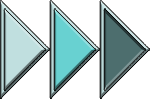
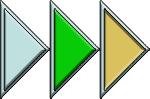
Revision of a layered 150px x 99px image; what changed, layer by layer:
painted on "Layer 20 copy 2" over (x1=54, y1=8, x2=146, y2=91)
